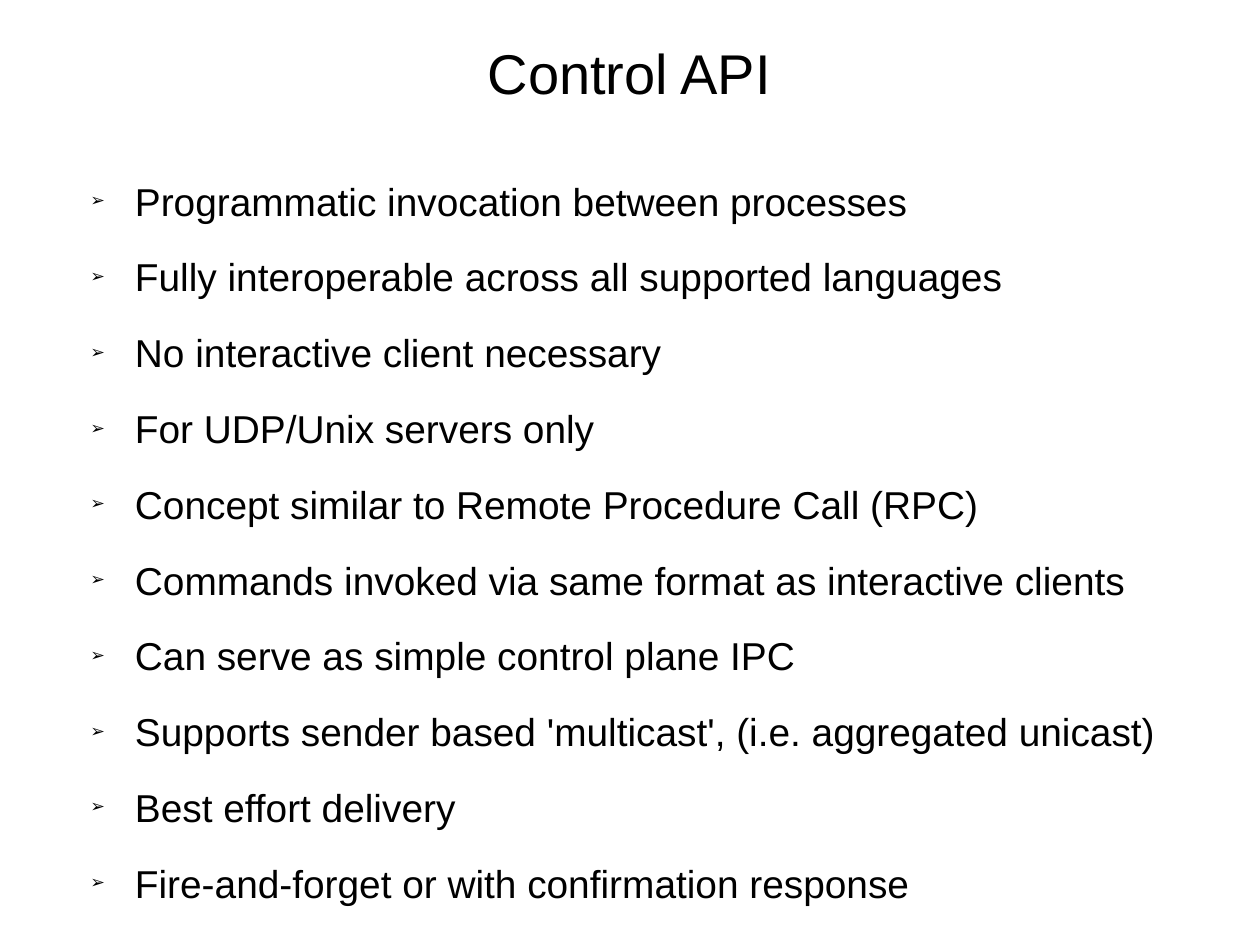
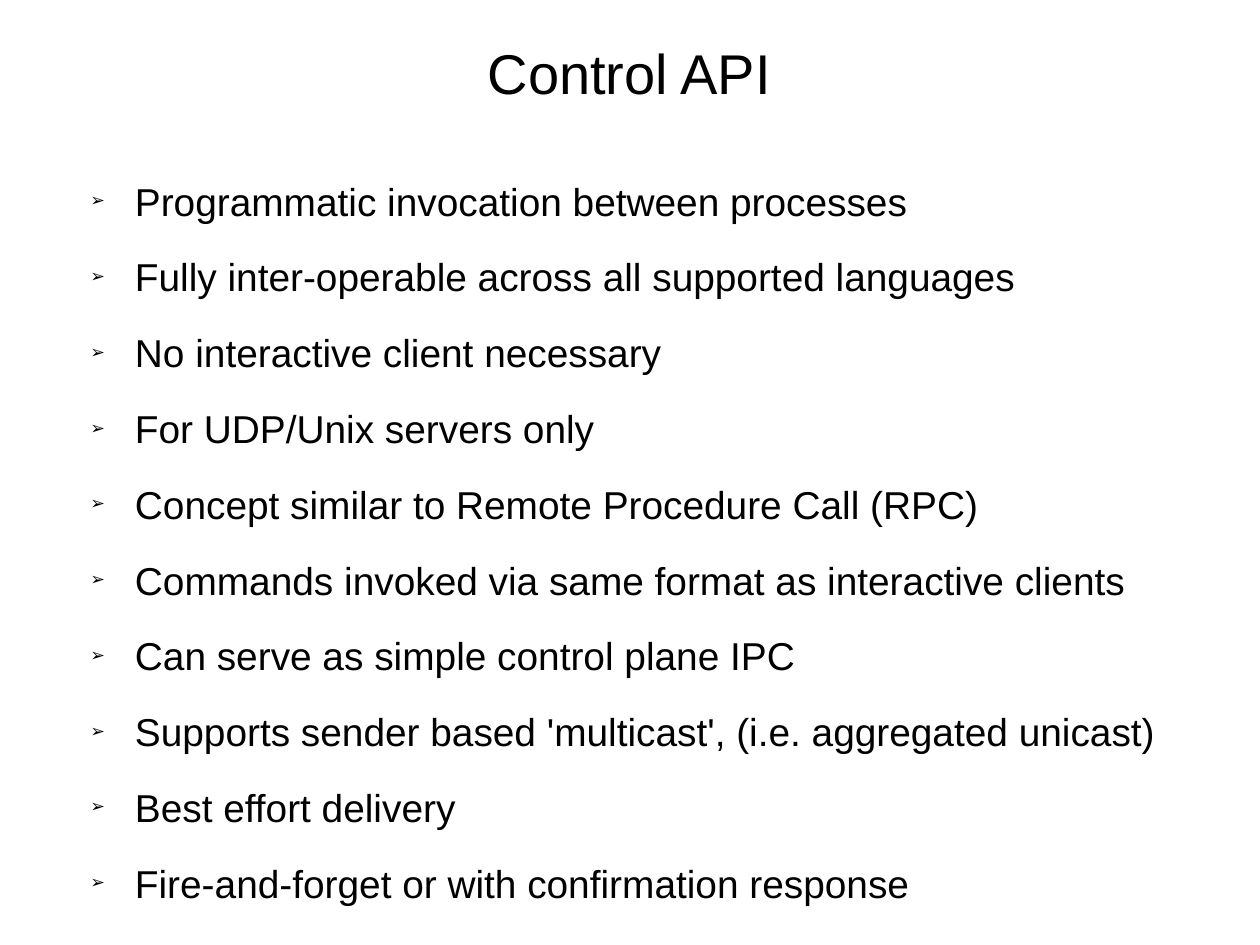
Before and after one commit to RonIovine/pshell, a slide deck: slide 5 of PSHELL-Framework.ppt. Drawn at 1260x945 pixels with LibreOffice and Linux fonts; fonts in the diff are those of the drawing. Boxes give left, top, right and bottom in pixels: in the first picture for what was removed or moved away, otherwise in the second. Text is boxed around its words. In the diff, an @@ line names an element or a change of style, - is before the commit and + after.

```diff
--- a/PSHELL-Framework.ppt
+++ b/PSHELL-Framework.ppt
@@ text at [135,263,1015,299]: text changed @@
-➢ Fully interoperable across all supported languages
+➢ Fully inter-operable across all supported languages
```
Also in this commit, not shown: 1 other slide changed.
